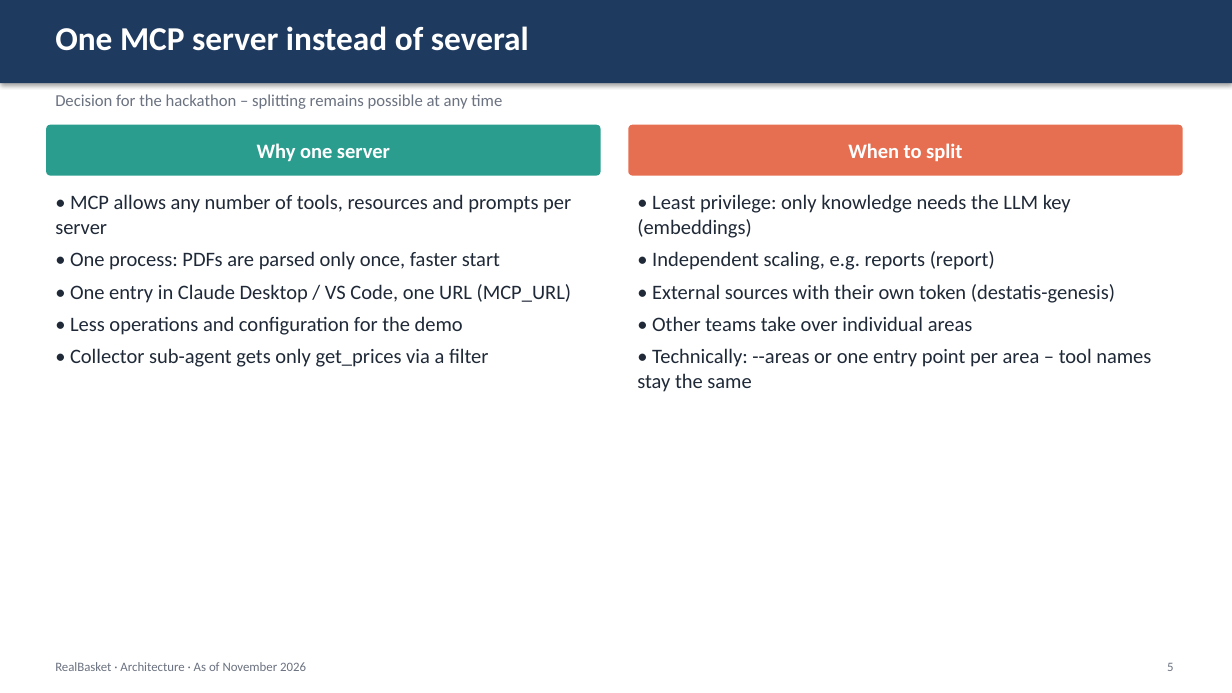
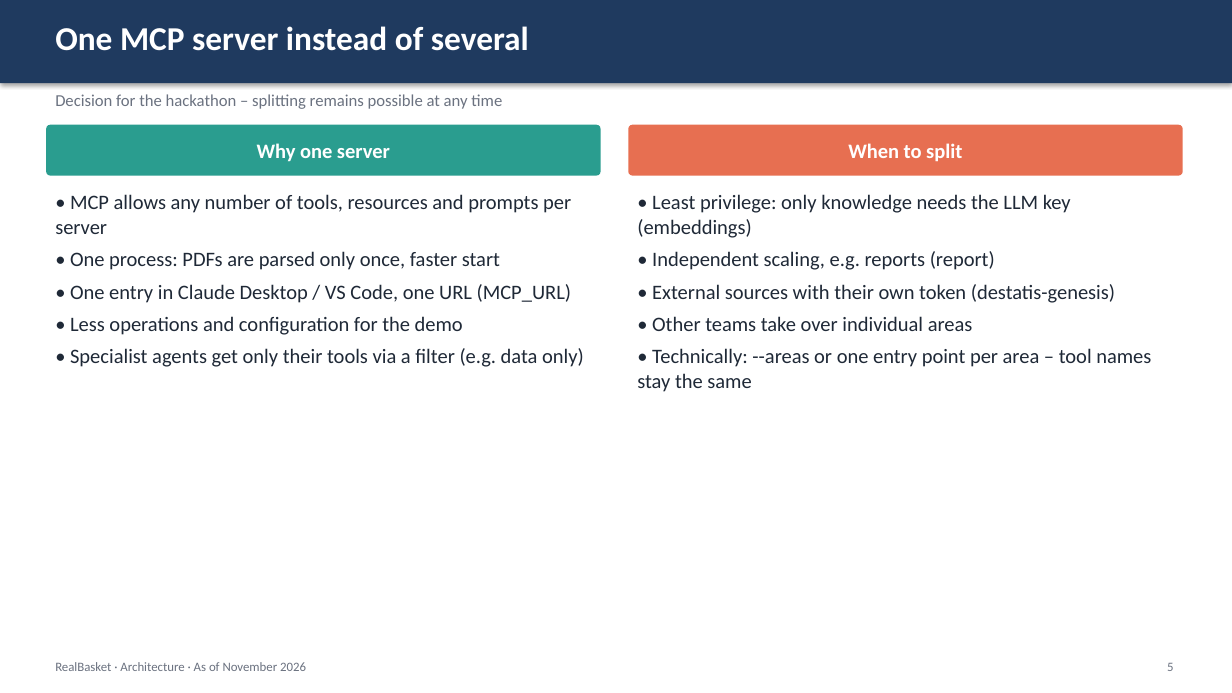
Before and after one commit to ValentinIliu1212/real-basket, a slide deck: slide 5 of docs/architecture/RealBasket_Architecture_Proposal_MCP_A2A.pptx. Drawn at 1232x693 pixels with LibreOffice and Linux fonts; fonts in the diff are those of the drawing. Boxes give left, top, right and bottom in pixels: in the first picture for what was removed or moved away, otherwise in the second. Text is boxed around its words. In the diff, an @@ line names an element or a change of style, - is before the commit and + after.

```diff
--- a/docs/architecture/RealBasket_Architecture_Proposal_MCP_A2A.pptx
+++ b/docs/architecture/RealBasket_Architecture_Proposal_MCP_A2A.pptx
@@ text at box(70, 348, 584, 367): text changed @@
-• Collector sub-agent gets only get_prices via a filter
+• Specialist agents get only their tools via a filter (e.g. data only)
```
Also in this commit, not shown: 3 other slides changed, 32 other files.
